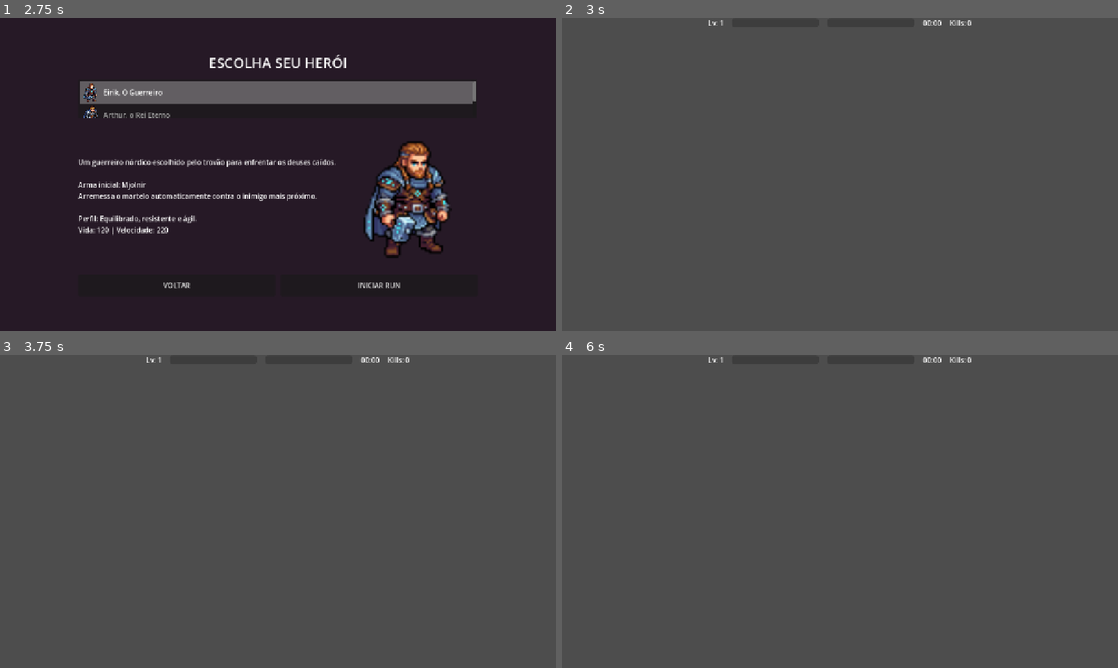
Above: before the commit, frames 1-4 (two rows, left to right).
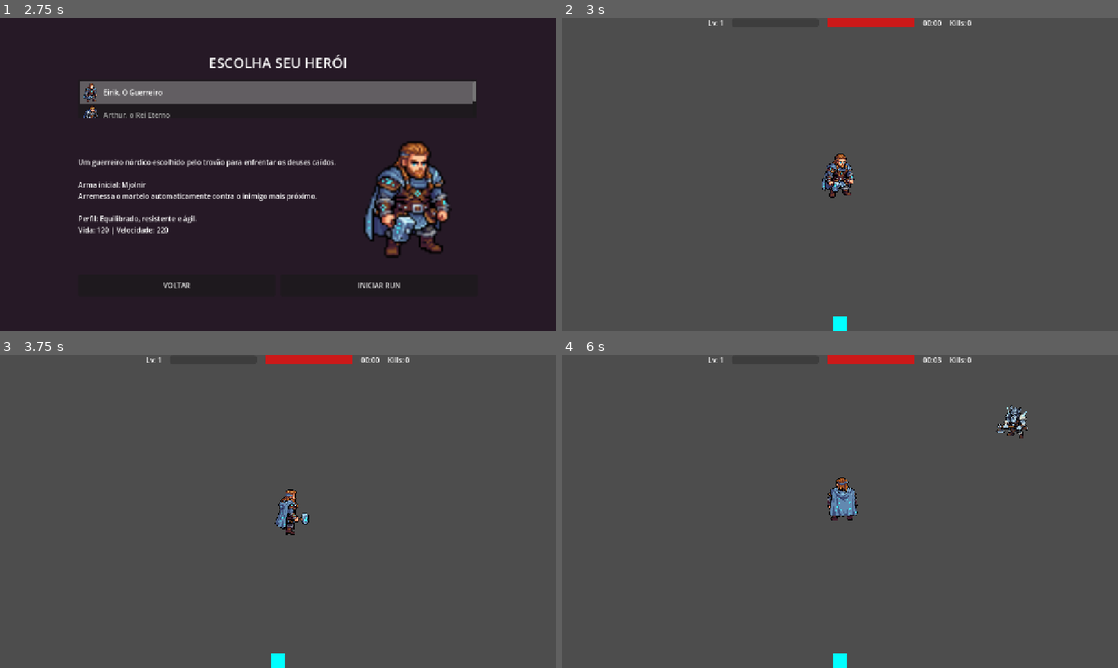
Above: after the commit, the same moments.

Repository: Igordcs/pantheon-survivors
Game: Godot game, scene res://scenes/ui/main_menu.tscn
Two runs of this game, one before a commit and one after it. Both use one fixed random seed, a clock stepped at 60 frames per second and the inputs below. The engine's default icon, where the game draws it, is replaced by a stand-in: a white triangle on a blue panel in a dark square.
Inputs:
- Up to frame 1 (2.75 s): click "JOGAR" at 0.5 s; click "VOLTAR" at 1.25 s; click "JOGAR" at 2 s
- Up to frame 2 (3 s): click "INICIAR RUN" at 2.75 s
- Up to frame 3 (3.75 s): tap Enter at 3.5 s; hold D (move_right) from 3.53 s (still down)
- Up to frame 4 (6 s): release D (move_right) at 4.28 s; hold S (move_down) 4.28-5.03 s; hold D (move_right) 5.03-5.78 s; hold W (move_up) from 5.78 s (still down)

Frame 1 is identical in both runs. In frame 2, 1.1% of the frame differs, in the area x 46-64%, y 0-100%; in frame 3, 1.0%; in frame 4, 1.4%, in the area x 47-84%, y 0-100%.
Error before the commit: Parse Error: Too many arguments for "_get_enemy()" call. Expected at most 0 but received 2. (res://scripts/spawning/enemy_spawner.gd:72)

Commit message:
version: v1.0.0 stable

Diff:
--- a/resources/weapons/excalibur_data.tres
+++ b/resources/weapons/excalibur_data.tres
@@ -1,7 +1,7 @@
-[gd_resource type="Resource" load_steps=11 format=3]
+[gd_resource type="Resource" script_class="WeaponData" format=3 uid="uid://b4qqk85upfndl"]
 
-[ext_resource type="Script" path="res://scripts/weapons/weapon_data.gd" id="1_weapon"]
-[ext_resource type="Script" path="res://scripts/weapons/weapon_level_data.gd" id="2_level"]
+[ext_resource type="Script" uid="uid://25g41b34ykt1" path="res://scripts/weapons/weapon_data.gd" id="1_weapon"]
+[ext_resource type="Script" uid="uid://dby8hcw36xba6" path="res://scripts/weapons/weapon_level_data.gd" id="2_level"]
 
 [sub_resource type="Resource" id="Level_1"]
 script = ExtResource("2_level")
@@ -68,6 +68,4 @@
 cooldown = 1.5
 area = 1.0
 projectile_speed = 0.0
-projectile_count = 1
-max_level = 8
 levels = Array[ExtResource("2_level")]([SubResource("Level_1"), SubResource("Level_2"), SubResource("Level_3"), SubResource("Level_4"), SubResource("Level_5"), SubResource("Level_6"), SubResource("Level_7"), SubResource("Level_8")])
--- a/resources/weapons/mjolnir_data.tres
+++ b/resources/weapons/mjolnir_data.tres
@@ -1,7 +1,7 @@
-[gd_resource type="Resource" load_steps=11 format=3]
+[gd_resource type="Resource" script_class="WeaponData" format=3 uid="uid://cuh7l31nlwc6a"]
 
-[ext_resource type="Script" path="res://scripts/weapons/weapon_data.gd" id="1_weapon"]
-[ext_resource type="Script" path="res://scripts/weapons/weapon_level_data.gd" id="2_level"]
+[ext_resource type="Script" uid="uid://25g41b34ykt1" path="res://scripts/weapons/weapon_data.gd" id="1_weapon"]
+[ext_resource type="Script" uid="uid://dby8hcw36xba6" path="res://scripts/weapons/weapon_level_data.gd" id="2_level"]
 
 [sub_resource type="Resource" id="Level_1"]
 script = ExtResource("2_level")
@@ -68,10 +68,4 @@
 id = &"mjolnir"
 display_name = "Mjolnir"
 description = "Arremessa o martelo automaticamente contra o inimigo mais próximo."
-base_damage = 15.0
-cooldown = 1.2
-area = 250.0
-projectile_speed = 600.0
-projectile_count = 1
-max_level = 8
 levels = Array[ExtResource("2_level")]([SubResource("Level_1"), SubResource("Level_2"), SubResource("Level_3"), SubResource("Level_4"), SubResource("Level_5"), SubResource("Level_6"), SubResource("Level_7"), SubResource("Level_8")])
--- a/resources/weapons/solar_disk_data.tres
+++ b/resources/weapons/solar_disk_data.tres
@@ -1,7 +1,7 @@
-[gd_resource type="Resource" load_steps=11 format=3]
+[gd_resource type="Resource" script_class="WeaponData" format=3 uid="uid://dtk61fqp1xx5f"]
 
-[ext_resource type="Script" path="res://scripts/weapons/weapon_data.gd" id="1_weapon"]
-[ext_resource type="Script" path="res://scripts/weapons/weapon_level_data.gd" id="2_level"]
+[ext_resource type="Script" uid="uid://25g41b34ykt1" path="res://scripts/weapons/weapon_data.gd" id="1_weapon"]
+[ext_resource type="Script" uid="uid://dby8hcw36xba6" path="res://scripts/weapons/weapon_level_data.gd" id="2_level"]
 
 [sub_resource type="Resource" id="Level_1"]
 script = ExtResource("2_level")
@@ -68,6 +68,4 @@
 cooldown = 0.5
 area = 100.0
 projectile_speed = 3.0
-projectile_count = 1
-max_level = 8
 levels = Array[ExtResource("2_level")]([SubResource("Level_1"), SubResource("Level_2"), SubResource("Level_3"), SubResource("Level_4"), SubResource("Level_5"), SubResource("Level_6"), SubResource("Level_7"), SubResource("Level_8")])
--- a/scenes/enemies/basic_enemy.tscn
+++ b/scenes/enemies/basic_enemy.tscn
@@ -66,9 +66,6 @@
 
 [node name="Sprite2D" type="Sprite2D" parent="."]
 texture_filter = 1
-scale = Vector2(0.2, 0.2)
-modulate = Color(1, 0.3, 0.3, 1)
-texture = ExtResource("2_texture")
 
 [node name="CollisionShape2D" type="CollisionShape2D" parent="." unique_id=606924337]
 shape = SubResource("CircleShape2D_1")
--- a/scenes/game/game.tscn
+++ b/scenes/game/game.tscn
@@ -11,14 +11,10 @@
 [ext_resource type="Script" path="res://scripts/core/run_manager.gd" id="9_runmanager"]
 [ext_resource type="PackedScene" path="res://scenes/ui/results_panel.tscn" id="10_resultspanel"]
 
-[ext_resource type="PackedScene" path="res://scenes/map/map_generator.tscn" id="map_gen"]
-
 [node name="Game" type="Node2D"]
 script = ExtResource("1_script")
 
 [node name="World" type="Node2D" parent="."]
-
-[node name="MapGenerator" parent="World" instance=ExtResource("map_gen")]
 
 [node name="Player" parent="World" instance=ExtResource("2_player")]
 
--- a/scenes/map/map_generator.tscn
+++ /dev/null
@@ -1,22 +0,0 @@
-[gd_scene format=3 uid="uid://mapgen1"]
-
-[ext_resource type="Script" uid="uid://dms7b4et830do" path="res://scripts/map/map_generator.gd" id="1_script"]
-[ext_resource type="TileSet" uid="uid://bwqj3whtrbgtu" path="res://resources/map/main_tileset.tres" id="2_cpxty"]
-
-[node name="MapGenerator" type="Node2D" unique_id=1957281623]
-script = ExtResource("1_script")
-tile_set = ExtResource("2_cpxty")
-tile_size = 16
-terrain_configs = Array[Dictionary]([{
-"terrain": 1,
-"terrain_set": 0,
-"threshold": -1.0
-}, {
-"terrain": 2,
-"terrain_set": 0,
-"threshold": 0.2
-}, {
-"terrain": 3,
-"terrain_set": 0,
-"threshold": 0.6
-}])
--- a/scenes/player/player.tscn
+++ b/scenes/player/player.tscn
@@ -5,163 +5,41 @@
 [ext_resource type="Script" uid="uid://clxgf7qrmu808" path="res://scripts/progression/experience_component.gd" id="5_exp"]
 [ext_resource type="Script" uid="uid://bmsbqsv3bhycr" path="res://scripts/player/pickup_area.gd" id="6_pickup"]
 
-[sub_resource type="AtlasTexture" id="AtlasTexture_75vfm"]
-atlas = ExtResource("2_75vfm")
-region = Rect2(0, 0, 80, 80)
-
-[sub_resource type="AtlasTexture" id="AtlasTexture_0owmy"]
-atlas = ExtResource("2_75vfm")
-region = Rect2(80, 0, 80, 80)
-
-[sub_resource type="AtlasTexture" id="AtlasTexture_qek5x"]
-atlas = ExtResource("2_75vfm")
-region = Rect2(160, 0, 80, 80)
-
-[sub_resource type="AtlasTexture" id="AtlasTexture_5gtgg"]
-atlas = ExtResource("2_75vfm")
-region = Rect2(240, 0, 80, 80)
-
-[sub_resource type="AtlasTexture" id="AtlasTexture_h17s1"]
-atlas = ExtResource("2_75vfm")
-region = Rect2(320, 0, 80, 80)
-
-[sub_resource type="AtlasTexture" id="AtlasTexture_je7p5"]
-atlas = ExtResource("2_75vfm")
-region = Rect2(400, 0, 80, 80)
-
-[sub_resource type="AtlasTexture" id="AtlasTexture_ugbui"]
-atlas = ExtResource("3_0owmy")
-region = Rect2(0, 0, 80, 80)
-
-[sub_resource type="AtlasTexture" id="AtlasTexture_fcs02"]
-atlas = ExtResource("3_0owmy")
-region = Rect2(80, 0, 80, 80)
-
-[sub_resource type="AtlasTexture" id="AtlasTexture_myrg7"]
-atlas = ExtResource("3_0owmy")
-region = Rect2(160, 0, 80, 80)
-
-[sub_resource type="AtlasTexture" id="AtlasTexture_kvlxm"]
-atlas = ExtResource("3_0owmy")
-region = Rect2(240, 0, 80, 80)
-
-[sub_resource type="AtlasTexture" id="AtlasTexture_uf5tr"]
-atlas = ExtResource("3_0owmy")
-region = Rect2(320, 0, 80, 80)
-
-[sub_resource type="AtlasTexture" id="AtlasTexture_lgqa7"]
-atlas = ExtResource("3_0owmy")
-region = Rect2(400, 0, 80, 80)
-
-[sub_resource type="AtlasTexture" id="AtlasTexture_8ydkj"]
-atlas = ExtResource("3_0owmy")
-region = Rect2(480, 0, 80, 80)
-
-[sub_resource type="AtlasTexture" id="AtlasTexture_3j4b4"]
-atlas = ExtResource("3_0owmy")
-region = Rect2(560, 0, 80, 80)
-
-[sub_resource type="SpriteFrames" id="SpriteFrames_fosws"]
-animations = [{
-"frames": [{
-"duration": 1.0,
-"texture": SubResource("AtlasTexture_75vfm")
-}, {
-"duration": 1.0,
-"texture": SubResource("AtlasTexture_0owmy")
-}, {
-"duration": 1.0,
-"texture": SubResource("AtlasTexture_qek5x")
-}, {
-"duration": 1.0,
-"texture": SubResource("AtlasTexture_5gtgg")
-}, {
-"duration": 1.0,
-"texture": SubResource("AtlasTexture_h17s1")
-}, {
-"duration": 1.0,
-"texture": SubResource("AtlasTexture_je7p5")
-}],
-"loop": 1,
-"name": &"IDLE",
-"speed": 12.0
-}, {
-"frames": [{
-"duration": 1.0,
-"texture": SubResource("AtlasTexture_ugbui")
-}, {
-"duration": 1.0,
-"texture": SubResource("AtlasTexture_fcs02")
-}, {
-"duration": 1.0,
-"texture": SubResource("AtlasTexture_myrg7")
-}, {
-"duration": 1.0,
-"texture": SubResource("AtlasTexture_kvlxm")
-}, {
-"duration": 1.0,
-"texture": SubResource("AtlasTexture_uf5tr")
-}, {
-"duration": 1.0,
-"texture": SubResource("AtlasTexture_lgqa7")
-}, {
-"duration": 1.0,
-"texture": SubResource("AtlasTexture_8ydkj")
-}, {
-"duration": 1.0,
-"texture": SubResource("AtlasTexture_3j4b4")
-}],
-"loop": 1,
-"name": &"RUN",
-"speed": 12.0
-}]
-
 [sub_resource type="CircleShape2D" id="CircleShape2D_1"]
 radius = 16.0
 
 [sub_resource type="CircleShape2D" id="CircleShape2D_Pickup"]
 radius = 30.0
 
-[sub_resource type="Animation" id="Animation_tffgl"]
-resource_name = "IDLE"
-
-[sub_resource type="AnimationLibrary" id="AnimationLibrary_pk8ii"]
-_data = {
-&"IDLE": SubResource("Animation_tffgl")
-}
-
-[node name="Player" type="CharacterBody2D" unique_id=1505011885 groups=["player"]]
+[node name="Player" type="CharacterBody2D" groups=["player"]]
 collision_mask = 0
 script = ExtResource("1_script")
 
-[node name="Sprite2D" type="Sprite2D" parent="." unique_id=1425762219]
+[node name="Sprite2D" type="Sprite2D" parent="."]
 texture_filter = 1
 
-[node name="CollisionShape2D" type="CollisionShape2D" parent="." unique_id=1931616188]
+[node name="CollisionShape2D" type="CollisionShape2D" parent="."]
 position = Vector2(0, -2)
 shape = SubResource("CircleShape2D_1")
 
-[node name="Camera2D" type="Camera2D" parent="." unique_id=547539881]
+[node name="Camera2D" type="Camera2D" parent="."]
 zoom = Vector2(1.4, 1.4)
 position_smoothing_enabled = true
 position_smoothing_speed = 8.0
 
-[node name="HealthComponent" type="Node" parent="." unique_id=1486221210]
+[node name="HealthComponent" type="Node" parent="."]
 script = ExtResource("3_health")
 
-[node name="ExperienceComponent" type="Node" parent="." unique_id=186269870]
+[node name="ExperienceComponent" type="Node" parent="."]
 script = ExtResource("5_exp")
 
-[node name="PickupArea" type="Area2D" parent="." unique_id=354510814]
+[node name="PickupArea" type="Area2D" parent="."]
 collision_layer = 0
 collision_mask = 8
 script = ExtResource("6_pickup")
 
-[node name="CollisionShape2D" type="CollisionShape2D" parent="PickupArea" unique_id=1034345660]
+[node name="CollisionShape2D" type="CollisionShape2D" parent="PickupArea"]
 position = Vector2(-1, -1)
 shape = SubResource("CircleShape2D_Pickup")
 
-[node name="WeaponHolder" type="Node2D" parent="." unique_id=1992211160]
-
-[node name="AnimationPlayer" type="AnimationPlayer" parent="." unique_id=1585938781]
-libraries/ = SubResource("AnimationLibrary_pk8ii")
+[node name="WeaponHolder" type="Node2D" parent="."]
--- a/scenes/ui/main_menu.tscn
+++ b/scenes/ui/main_menu.tscn
@@ -1,8 +1,8 @@
 [gd_scene format=3 uid="uid://oa1t7v4dhhuu"]
 
-[ext_resource type="Script" path="res://scripts/ui/main_menu.gd" id="1_script"]
+[ext_resource type="Script" uid="uid://ixdj0mv0nn6m" path="res://scripts/ui/main_menu.gd" id="1_script"]
 
-[node name="MainMenu" type="Control"]
+[node name="MainMenu" type="Control" unique_id=1771269433]
 layout_mode = 3
 anchors_preset = 15
 anchor_right = 1.0
@@ -11,7 +11,7 @@
 grow_vertical = 2
 script = ExtResource("1_script")
 
-[node name="ColorRect" type="ColorRect" parent="."]
+[node name="ColorRect" type="ColorRect" parent="." unique_id=576522347]
 layout_mode = 1
 anchors_preset = 15
 anchor_right = 1.0
@@ -20,7 +20,7 @@
 grow_vertical = 2
 color = Color(0.1, 0.1, 0.15, 1)
 
-[node name="TitleLabel" type="Label" parent="."]
+[node name="TitleLabel" type="Label" parent="." unique_id=1692737937]
 layout_mode = 1
 anchors_preset = 8
 anchor_left = 0.5
@@ -37,7 +37,7 @@
 text = "PANTHEON SURVIVORS"
 horizontal_alignment = 1
 
-[node name="VBoxContainer" type="VBoxContainer" parent="."]
+[node name="VBoxContainer" type="VBoxContainer" parent="." unique_id=1619783376]
 layout_mode = 1
 anchors_preset = 8
 anchor_left = 0.5
@@ -52,12 +52,12 @@
 grow_vertical = 2
 theme_override_constants/separation = 20
 
-[node name="PlayButton" type="Button" parent="VBoxContainer"]
+[node name="PlayButton" type="Button" parent="VBoxContainer" unique_id=1284370518]
 custom_minimum_size = Vector2(0, 50)
 layout_mode = 2
 text = "JOGAR"
 
-[node name="QuitButton" type="Button" parent="VBoxContainer"]
+[node name="QuitButton" type="Button" parent="VBoxContainer" unique_id=698285439]
 custom_minimum_size = Vector2(0, 50)
 layout_mode = 2
 text = "SAIR"
--- a/scripts/core/game.gd
+++ b/scripts/core/game.gd
@@ -13,6 +13,10 @@
 
 func _ready() -> void:
 	print("Pantheon Survivors — Game started")
+
+	if not player:
+		push_error("Game: Player node not found at World/Player!")
+		return
 
 	# Setup do UpgradeSystem com a referência das armas do Player
 	var weapon_holder := player.get_node_or_null("WeaponHolder") as Node2D
@@ -32,9 +36,10 @@
 		hud.update_hp(health_comp.current_health, health_comp.max_health)
 
 	# Adicionar armas iniciais ao HUD
-	for child in weapon_holder.get_children():
-		if child.has_method("get_weapon_id"):
-			hud.add_weapon_icon(child.get_weapon_id())
+	if weapon_holder:
+		for child in weapon_holder.get_children():
+			if child.has_method("get_weapon_id"):
+				hud.add_weapon_icon(child.get_weapon_id())
 
 	level_up_panel.option_chosen.connect(_on_upgrade_option_chosen)
 	spawn_director.time_updated.connect(hud.update_time)
@@ -129,8 +134,6 @@
 
 
 func _on_boss_fight_started(boss_pos: Vector2) -> void:
-	# Ativa o boundary no player (arena de 500px ao redor do boss)
-	player.enter_boss_fight(boss_pos)
 
 	# A câmera foca no Boss e ignora o movimento do Player
 	var cam = player.get_node_or_null("Camera2D") as Camera2D
@@ -141,7 +144,6 @@
 
 
 func _on_boss_fight_ended() -> void:
-	player.exit_boss_fight()
 
 	# Reseta a câmera para seguir o player novamente
 	var cam = player.get_node_or_null("Camera2D") as Camera2D
--- a/scripts/enemies/enemy_data.gd
+++ b/scripts/enemies/enemy_data.gd
@@ -9,6 +9,19 @@
 @export var contact_damage: float = 10.0
 @export var score_value: int = 10
 @export_range(0.0, 10.0, 0.05) var spawn_weight: float = 1.0
+
+@export_group("Attack")
+@export var attack_cooldown: float = 1.0
+@export var attack_range: float = 3.0
+
+@export_group("Heal")
+@export var heal_interval: float = 3.0
+@export var heal_range: float = 200.0
+@export var heal_amount: float = 10.0
+
+@export_group("projectile")
+@export var projectile_damage: float = 10.0
+@export var projectile_speed: float = 300.0
 
 @export_group("Visual")
 @export_range(16.0, 256.0, 1.0) var visual_size: float = 64.0
--- a/scripts/spawning/enemy_spawner.gd
+++ b/scripts/spawning/enemy_spawner.gd
@@ -68,8 +68,8 @@
 	if not _current_allowed_enemies.is_empty():
 		chosen_data = _current_allowed_enemies.pick_random()
 
-	var enemy_type = chosen_data.enemy_type if chosen_data else &"melee"
-	var enemy := _get_enemy(enemy_type, chosen_data)
+	var type_key = chosen_data.id if chosen_data else &"melee"
+	var enemy := _get_enemy(type_key)
 	var spawn_pos := _random_spawn_position()
 
 	if not enemy.is_inside_tree():
@@ -86,14 +86,17 @@
 	_active_count += 1
 
 
-func _get_enemy() -> CharacterBody2D:
-	# Escolhe um tipo aleatório da wave atual
+func _get_enemy(enemy_type: StringName = &"melee") -> CharacterBody2D:
+	# Escolhe um EnemyData da wave atual
 	var chosen_data: EnemyData = null
 	if not _current_allowed_enemies.is_empty():
 		chosen_data = _choose_enemy_data()
 
-	# Reuse from pool (só se o data for igual, para simplificar vamos achar o primeiro inativo e forçar o data)
-	for e in _pool:
+	# Reutiliza do pool (primeiro inativo)
+	if not _pools.has(enemy_type):
+		_pools[enemy_type] = []
+	var pool: Array = _pools[enemy_type]
+	for e in pool:
 		if is_instance_valid(e) and not e.visible:
 			if chosen_data and "enemy_data" in e:
 				e.enemy_data = chosen_data
Not shown: 1 places in scenes/game/game.tscn that only renumber resources
